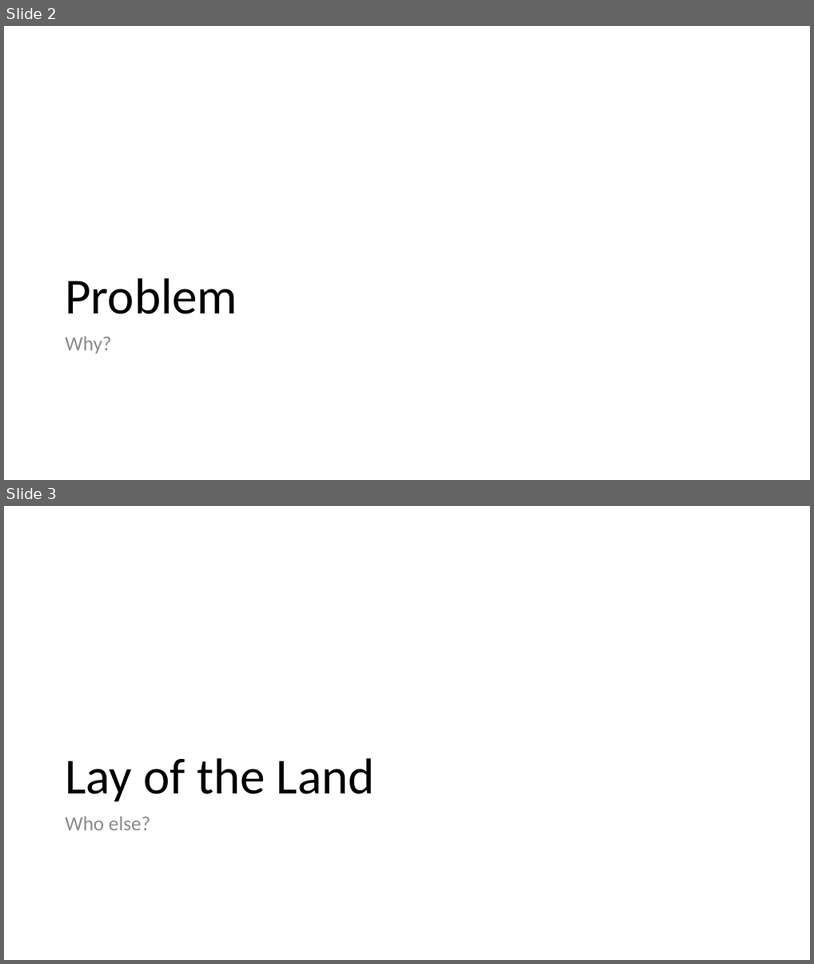
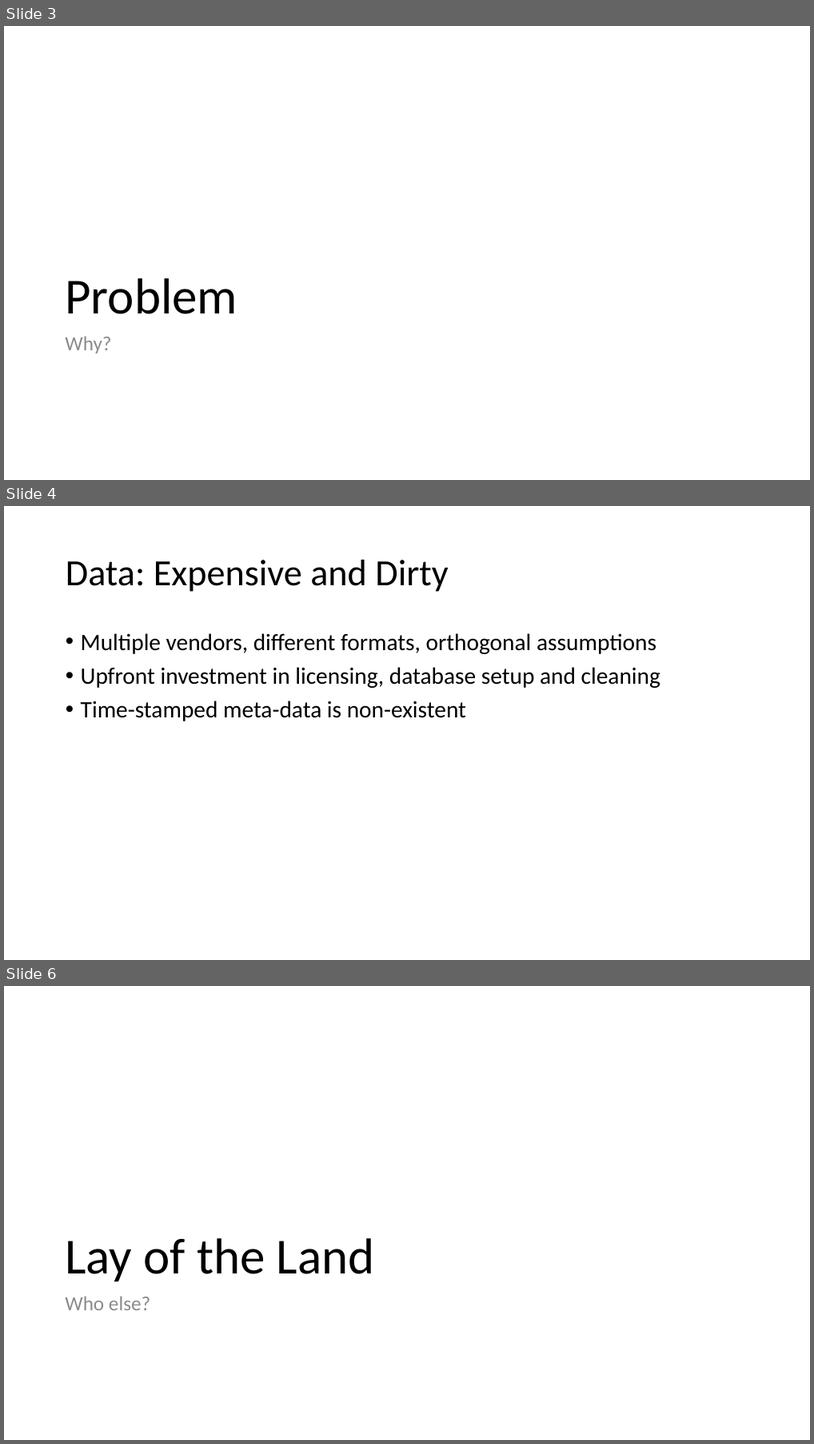
Before and after one commit to shyams80/pluto, a slide deck: media/Pluto.pptx. Shown one above the other, each under a label of ours: slides 2 and 3 before the commit, slides 3, 4 and 6 after it; the slides between them are not shown. The pictures are 814x964 and 814x1444 pixels, drawn with LibreOffice and Linux fonts; fonts in the diff are those of the drawing. Boxes give left, top, right and bottom in pixels: in the first picture for what was removed or moved away, otherwise in the second. Text is boxed around its words. In the diff, an @@ line names an element or a change of style, - is before the commit and + after.

```diff
--- a/media/Pluto.pptx
+++ b/media/Pluto.pptx
@@ slide 4 added at (4,506,810,960), background #FFFFFF @@
@@ title added at (66,560,448,592), 44 pt, text #000000 @@
+Data: Expensive and Dirty
@@ text added at (81,633,661,721), 28 pt, text #000000 @@
+• Multiple vendors, different formats, orthogonal assumptions
+• Upfront investment in licensing, database setup and cleaning
+• Time-stamped meta-data is non-existent
@@ what was slide 2 is now slide 3 @@
@@ what was slide 3 is now slide 6 @@
```
Also in this commit, not shown: 8 other slides added, 1 slide removed.
